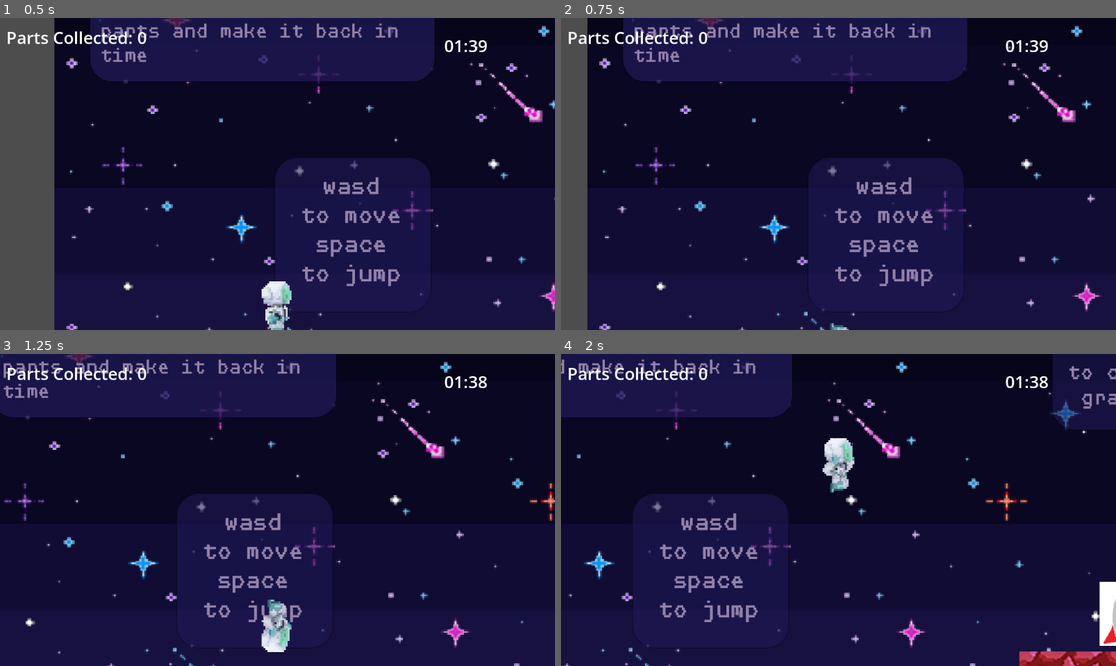
Above: before the commit, frames 1-4 (two rows, left to right).
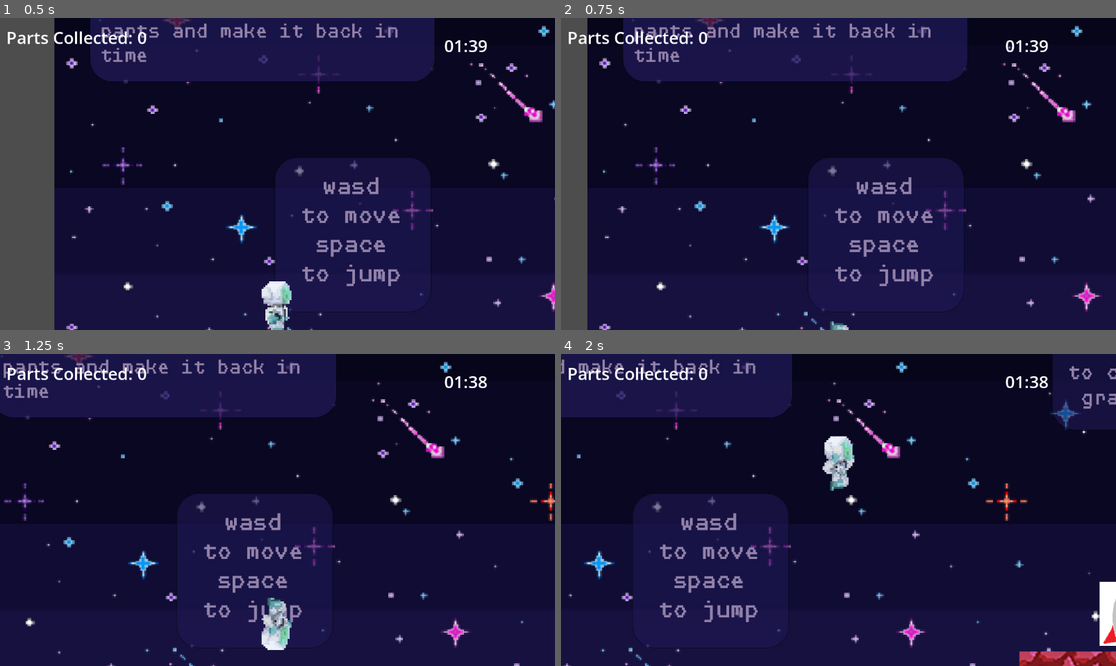
Above: after the commit, the same moments.

Repository: mustard221/GamesNow
Game: Godot game, scene res://Moving.tscn
Two runs of this game, one before a commit and one after it. Both use one fixed random seed, a clock stepped at 60 frames per second and the inputs below. This scene is started directly instead of the project's main scene.
Inputs:
- Up to frame 1 (0.5 s): no input
- Up to frame 2 (0.75 s): hold D (RIGHT) from 0.53 s (still down); tap Q (SWITCH) at 0.6 s
- Up to frame 3 (1.25 s): keep holding D (RIGHT); tap Space (JUMP) at 0.77 s
- Up to frame 4 (2 s): keep holding D (RIGHT); tap Q (SWITCH) at 1.35 s; tap Space (JUMP) at 1.52 s

Frame 1 is identical in both runs. In frame 2, less than 0.1% of the frame differs, in the area x 48-52%, y 97-100%; in frame 3, 0.3%; in frame 4, 0.4%, in the area x 47-53%, y 26-45%.

Commit message:
Added level 2 with collision

Diff:
--- a/gamejammovementtest1/Moving.tscn
+++ b/gamejammovementtest1/Moving.tscn
@@ -1,6 +1,7 @@
-[gd_scene load_steps=49 format=3 uid="uid://bx2jtl4f3npd2"]
+[gd_scene load_steps=51 format=3 uid="uid://bx2jtl4f3npd2"]
 
 [ext_resource type="Script" path="res://Scripts/Player.gd" id="1_eoixu"]
+[ext_resource type="Texture2D" uid="uid://dq1rvhf11lls0" path="res://Background/level2.jpg" id="2_c3ph7"]
 [ext_resource type="Texture2D" uid="uid://dgm188857jj4e" path="res://Alien Turn1.png" id="2_x28r7"]
 [ext_resource type="Script" path="res://Scripts/item.gd" id="4_4ftro"]
 [ext_resource type="Texture2D" uid="uid://yfs1iexy1xss" path="res://Jump/Jump1.png" id="4_asp0e"]
@@ -356,16 +357,26 @@
 
 [sub_resource type="RectangleShape2D" id="RectangleShape2D_yl2l3"]
 
+[sub_resource type="RectangleShape2D" id="RectangleShape2D_a326d"]
+size = Vector2(21.4426, 19.5316)
+
 [node name="Node2D" type="Node2D"]
 position = Vector2(50, -36)
 
-[node name="TextureRect" type="TextureRect" parent="."]
+[node name="Level1" type="TextureRect" parent="."]
 offset_left = -904.0
 offset_top = -163.0
 offset_right = 4856.0
 offset_bottom = 917.0
 texture = ExtResource("35_tdrg3")
 metadata/_edit_use_anchors_ = true
+
+[node name="Level2" type="TextureRect" parent="."]
+offset_left = 4856.0
+offset_top = -166.0
+offset_right = 10616.0
+offset_bottom = 914.0
+texture = ExtResource("2_c3ph7")
 
 [node name="Camera2D" type="Camera2D" parent="."]
 position = Vector2(419, 398)
@@ -412,7 +423,7 @@
 texture = ExtResource("2_x28r7")
 
 [node name="CollisionShape2D" type="CollisionShape2D" parent="Player"]
-position = Vector2(-2, -3)
+position = Vector2(-0.5, -1)
 scale = Vector2(3.88, 4.68)
 shape = SubResource("CapsuleShape2D_451oq")
 
@@ -533,7 +544,99 @@
 scale = Vector2(11.76, 5.8)
 
 [node name="CollisionShape2D" type="CollisionShape2D" parent="Ground_Collision10"]
-shape = SubResource("RectangleShape2D_yl2l3")
+position = Vector2(18.4524, 0)
+scale = Vector2(2.83333, 1)
+shape = SubResource("RectangleShape2D_yl2l3")
+
+[node name="Ground_Collision11" type="StaticBody2D" parent="."]
+position = Vector2(5525, 212)
+scale = Vector2(11.76, 5.8)
+
+[node name="CollisionShape2D" type="CollisionShape2D" parent="Ground_Collision11"]
+position = Vector2(18.7925, 0)
+scale = Vector2(1.83674, 1)
+shape = SubResource("RectangleShape2D_yl2l3")
+
+[node name="Ground_Collision12" type="StaticBody2D" parent="."]
+position = Vector2(6044, 82)
+scale = Vector2(11.76, 5.8)
+
+[node name="CollisionShape2D" type="CollisionShape2D" parent="Ground_Collision12"]
+position = Vector2(17.602, 0.689655)
+scale = Vector2(1.1659, -1.10341)
+shape = SubResource("RectangleShape2D_a326d")
+
+[node name="Ground_Collision13" type="StaticBody2D" parent="."]
+position = Vector2(7087, -117)
+scale = Vector2(11.76, 5.8)
+
+[node name="CollisionShape2D" type="CollisionShape2D" parent="Ground_Collision13"]
+position = Vector2(16.8367, 0.689655)
+scale = Vector2(6.77474, -1.10341)
+shape = SubResource("RectangleShape2D_a326d")
+
+[node name="Ground_Collision14" type="StaticBody2D" parent="."]
+position = Vector2(7087, -117)
+scale = Vector2(11.76, 5.8)
+
+[node name="CollisionShape2D" type="CollisionShape2D" parent="Ground_Collision14"]
+position = Vector2(25.2551, 47.2414)
+scale = Vector2(0.907398, -3.81376)
+shape = SubResource("RectangleShape2D_a326d")
+
+[node name="Ground_Collision15" type="StaticBody2D" parent="."]
+position = Vector2(7087, -117)
+scale = Vector2(11.76, 5.8)
+
+[node name="CollisionShape2D" type="CollisionShape2D" parent="Ground_Collision15"]
+position = Vector2(-2.72111, 152.931)
+scale = Vector2(0.907398, -1.1241)
+shape = SubResource("RectangleShape2D_a326d")
+
+[node name="Ground_Collision16" type="StaticBody2D" parent="."]
+position = Vector2(8288, 585)
+scale = Vector2(11.76, 5.8)
+
+[node name="CollisionShape2D" type="CollisionShape2D" parent="Ground_Collision16"]
+position = Vector2(0.425153, -0.344833)
+scale = Vector2(1.50264, -1.33789)
+shape = SubResource("RectangleShape2D_a326d")
+
+[node name="Ground_Collision17" type="StaticBody2D" parent="."]
+position = Vector2(8850, 454)
+scale = Vector2(11.76, 5.8)
+
+[node name="CollisionShape2D" type="CollisionShape2D" parent="Ground_Collision17"]
+position = Vector2(0.425153, -0.344833)
+scale = Vector2(1.1421, -1.33789)
+shape = SubResource("RectangleShape2D_a326d")
+
+[node name="Ground_Collision18" type="StaticBody2D" parent="."]
+position = Vector2(9333, 133)
+scale = Vector2(11.76, 5.8)
+
+[node name="CollisionShape2D" type="CollisionShape2D" parent="Ground_Collision18"]
+position = Vector2(-0.0850508, -5.78165e-06)
+scale = Vector2(1.33597, -1.33789)
+shape = SubResource("RectangleShape2D_a326d")
+
+[node name="Ground_Collision19" type="StaticBody2D" parent="."]
+position = Vector2(10175, 952)
+scale = Vector2(11.76, 5.8)
+
+[node name="CollisionShape2D" type="CollisionShape2D" parent="Ground_Collision19"]
+position = Vector2(-0.0850508, -5.78165e-06)
+scale = Vector2(3.72713, -1.33789)
+shape = SubResource("RectangleShape2D_a326d")
+
+[node name="Ground_Collision20" type="StaticBody2D" parent="."]
+position = Vector2(10630, 476)
+scale = Vector2(11.76, 5.8)
+
+[node name="CollisionShape2D" type="CollisionShape2D" parent="Ground_Collision20"]
+position = Vector2(-0.0850508, -5.78165e-06)
+scale = Vector2(3.72713, -1.03445)
+shape = SubResource("RectangleShape2D_a326d")
 
 [connection signal="body_entered" from="item1" to="Player" method="_on_item_1_body_entered"]
 [connection signal="body_entered" from="item1" to="item1" method="_on_body_entered"]
